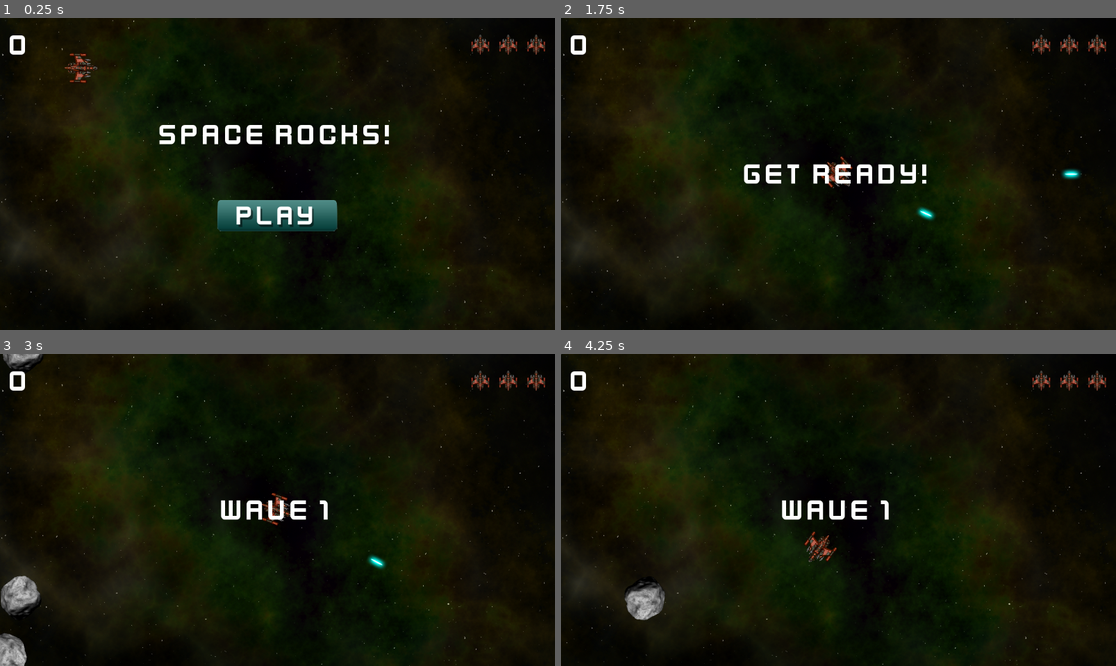
Above: before the commit, frames 1-4 (two rows, left to right).
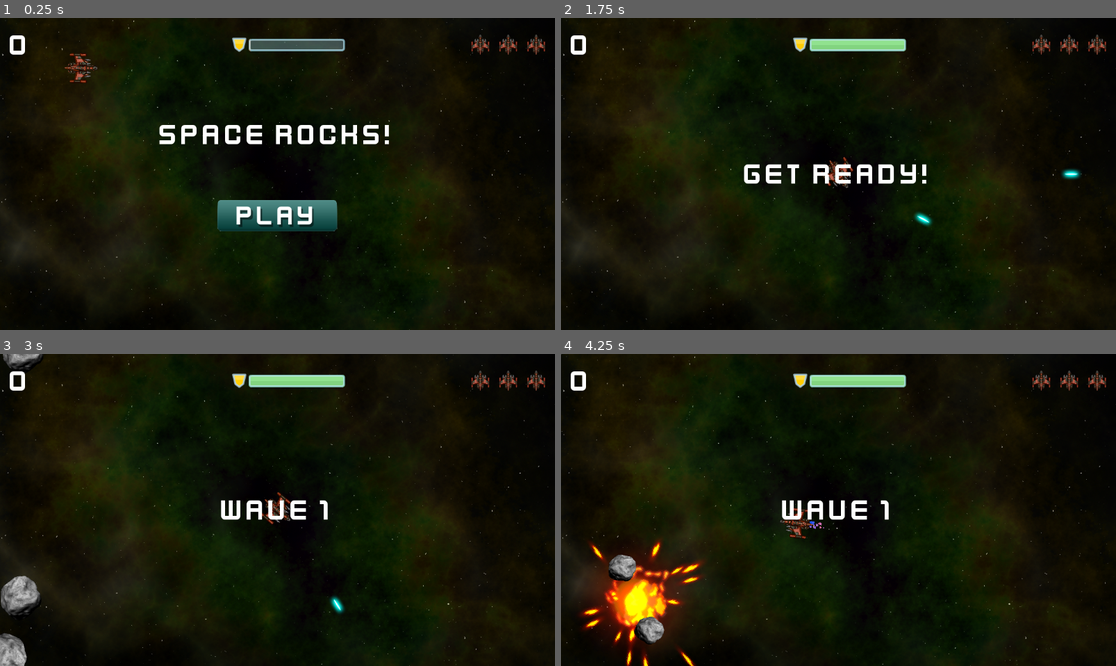
Above: after the commit, the same moments.

Repository: mikechase3/SpaceRocks
Game: Godot game, scene res://scenes/main.tscn
The game is run twice, just before and just after one commit, with the same random seed, the same clock (stepped at 60 frames per second) and the same inputs.
Inputs (mouse positions are in pixels of both pictures, inside the frame that each line leads up to):
- Up to frame 1 (0.25 s): no input
- Up to frame 2 (1.75 s): click (838, 214) at 0.5 s; tap Enter at 1.25 s; hold Right (rotate_right) from 1.28 s (still down); hold Space (shoot) from 1.28 s (still down)
- Up to frame 3 (3 s): release Right (rotate_right) at 2.03 s; release Space (shoot) at 2.03 s; hold A (rotate_left) 2.03-2.78 s; tap Space (shoot) at 2.1 s; hold Right (rotate_right) from 2.78 s (still down); hold Space (shoot) from 2.78 s (still down)
- Up to frame 4 (4.25 s): release Right (rotate_right) at 3.53 s; release Space (shoot) at 3.53 s; hold W (thrust) from 3.53 s (still down); tap Space (shoot) at 3.6 s

The runs differ from the first frame. In frame 1, 0.8% of the frame differs, in the area x 41-63%, y 6-11%; in frame 2, 1.1%; in frame 3, 1.2%; in frame 4, 5.8%, in the area x 3-63%, y 6-100%.

Commit message:
forgot to stage changes

Diff:
--- a/scenes/enemy.tscn
+++ b/scenes/enemy.tscn
@@ -1,10 +1,13 @@
-[gd_scene load_steps=10 format=3 uid="uid://c1cym2lgx1tup"]
+[gd_scene load_steps=16 format=3 uid="uid://c1cym2lgx1tup"]
 
 [ext_resource type="Script" path="res://scripts/enemy.gd" id="1_he1xx"]
 [ext_resource type="Texture2D" uid="uid://brccqdkni6pwp" path="res://assets/enemy_saucer.png" id="1_hh8la"]
 [ext_resource type="PackedScene" uid="uid://dlvsi5tif0uq6" path="res://scenes/enemy_paths.tscn" id="2_3cgn6"]
 [ext_resource type="PackedScene" uid="uid://4pm468tffbhc" path="res://scenes/enemy_bullet.tscn" id="2_u2ab5"]
 [ext_resource type="PackedScene" uid="uid://c10mc3b4gli04" path="res://scenes/explosion.tscn" id="4_7ybp8"]
+[ext_resource type="AudioStream" uid="uid://cakvnuk2as6uh" path="res://assets/sounds/explosion.wav" id="6_niapw"]
+[ext_resource type="AudioStream" uid="uid://b6xtr55kwoo1a" path="res://assets/sounds/enemy_laser.wav" id="7_nmcps"]
+[ext_resource type="Texture2D" uid="uid://wb1ogb7fof11" path="res://assets/corona.png" id="8_fbwwi"]
 
 [sub_resource type="CircleShape2D" id="CircleShape2D_h2jch"]
 
@@ -46,6 +49,16 @@
 "flash": SubResource("Animation_to1pi")
 }
 
+[sub_resource type="CanvasItemMaterial" id="CanvasItemMaterial_0omso"]
+blend_mode = 1
+
+[sub_resource type="Curve" id="Curve_saked"]
+_data = [Vector2(0, 1), 0.0, 0.0, 0, 0, Vector2(0.763025, 0.058265), 0.0, 0.0, 0, 0]
+point_count = 2
+
+[sub_resource type="Gradient" id="Gradient_g3am2"]
+colors = PackedColorArray(0, 0, 1, 1, 1, 1, 1, 1)
+
 [node name="enemy" type="Area2D" groups=["enemies"]]
 script = ExtResource("1_he1xx")
 bullet_scene = ExtResource("2_u2ab5")
@@ -72,5 +85,26 @@
 wait_time = 1.5
 autostart = true
 
+[node name="ExplosionSound" type="AudioStreamPlayer" parent="."]
+stream = ExtResource("6_niapw")
+volume_db = -10.0
+
+[node name="ShootSound" type="AudioStreamPlayer" parent="."]
+stream = ExtResource("7_nmcps")
+volume_db = -10.0
+
+[node name="CPUParticles2D" type="CPUParticles2D" parent="."]
+show_behind_parent = true
+material = SubResource("CanvasItemMaterial_0omso")
+amount = 20
+texture = ExtResource("8_fbwwi")
+emission_shape = 1
+emission_sphere_radius = 25.0
+gravity = Vector2(0, 0)
+scale_amount_min = 0.1
+scale_amount_max = 0.1
+scale_amount_curve = SubResource("Curve_saked")
+color_ramp = SubResource("Gradient_g3am2")
+
 [connection signal="body_entered" from="." to="." method="_on_body_entered"]
 [connection signal="timeout" from="GunCooldown" to="." method="_on_gun_cooldown_timeout"]
--- a/scenes/hud.tscn
+++ b/scenes/hud.tscn
@@ -1,10 +1,13 @@
-[gd_scene load_steps=8 format=3 uid="uid://b5ei4ervn8yvb"]
+[gd_scene load_steps=11 format=3 uid="uid://b5ei4ervn8yvb"]
 
 [ext_resource type="Script" path="res://scripts/hud.gd" id="1_ur0ym"]
 [ext_resource type="FontFile" uid="uid://bd57y7kknfnsw" path="res://assets/kenvector_future_thin.ttf" id="1_v8nks"]
 [ext_resource type="Texture2D" uid="uid://bh1nlmqgys35b" path="res://assets/player_small.png" id="2_onh0y"]
+[ext_resource type="Texture2D" uid="uid://dkemyo83otm3k" path="res://assets/shield_gold.png" id="3_3lmbj"]
 [ext_resource type="Texture2D" uid="uid://3rfvrh24d4lr" path="res://assets/play_button_h.png" id="3_4htc0"]
 [ext_resource type="Texture2D" uid="uid://dgj2vd7uqpget" path="res://assets/play_button.png" id="3_22rp1"]
+[ext_resource type="Texture2D" uid="uid://oe7kg5xa4son" path="res://assets/bar_glass_200.png" id="4_ck2a0"]
+[ext_resource type="Texture2D" uid="uid://dqrj6qeaakvil" path="res://assets/bar_green_200.png" id="5_x7qud"]
 
 [sub_resource type="LabelSettings" id="LabelSettings_8d18e"]
 font = ExtResource("1_v8nks")
@@ -38,6 +41,20 @@
 size_flags_horizontal = 3
 text = "0"
 label_settings = SubResource("LabelSettings_8d18e")
+
+[node name="TextureRect" type="TextureRect" parent="MarginContainer/HBoxContainer"]
+layout_mode = 2
+texture = ExtResource("3_3lmbj")
+stretch_mode = 3
+
+[node name="ShieldBar" type="TextureProgressBar" parent="MarginContainer/HBoxContainer"]
+layout_mode = 2
+size_flags_horizontal = 3
+size_flags_vertical = 4
+max_value = 1.0
+step = 0.01
+texture_over = ExtResource("4_ck2a0")
+texture_progress = ExtResource("5_x7qud")
 
 [node name="LivesCounter" type="HBoxContainer" parent="MarginContainer/HBoxContainer"]
 layout_mode = 2
--- a/scenes/main.tscn
+++ b/scenes/main.tscn
@@ -6,6 +6,9 @@
 [ext_resource type="PackedScene" uid="uid://c1cym2lgx1tup" path="res://scenes/enemy.tscn" id="3_br0fv"]
 [ext_resource type="Texture2D" uid="uid://7deklstw4apl" path="res://assets/space_background.png" id="3_d7vg5"]
 [ext_resource type="PackedScene" uid="uid://b5ei4ervn8yvb" path="res://scenes/hud.tscn" id="5_d2dc3"]
+[ext_resource type="AudioStream" uid="uid://cakvnuk2as6uh" path="res://assets/sounds/explosion.wav" id="7_i3vlw"]
+[ext_resource type="AudioStream" uid="uid://xvdwjrx2873" path="res://assets/sounds/levelup.ogg" id="8_v0ao1"]
+[ext_resource type="AudioStream" uid="uid://inhf0607mllh" path="res://assets/sounds/Funky-Gameplay_Looping.ogg" id="9_r6axo"]
 
 [sub_resource type="Curve2D" id="Curve2D_gwu7j"]
 _data = {
@@ -26,6 +29,8 @@
 [node name="Player" parent="." instance=ExtResource("2_1n2qh")]
 visible = true
 position = Vector2(168, 104)
+linear_damp = 0.8
+angular_damp = 3.0
 
 [node name="RockPath" type="Path2D" parent="."]
 curve = SubResource("Curve2D_gwu7j")
@@ -38,7 +43,17 @@
 [node name="EnemyTimer" type="Timer" parent="."]
 one_shot = true
 
+[node name="ExplosionSound" type="AudioStreamPlayer" parent="."]
+stream = ExtResource("7_i3vlw")
+
+[node name="LevelupSound" type="AudioStreamPlayer" parent="."]
+stream = ExtResource("8_v0ao1")
+
+[node name="Music" type="AudioStreamPlayer" parent="."]
+stream = ExtResource("9_r6axo")
+
 [connection signal="dead" from="Player" to="." method="_on_player_dead"]
 [connection signal="lives_changed" from="Player" to="HUD" method="update_lives"]
+[connection signal="shield_changed" from="Player" to="HUD" method="update_shield"]
 [connection signal="start_game" from="HUD" to="." method="_on_hud_start_game"]
 [connection signal="timeout" from="EnemyTimer" to="." method="_on_enemy_timer_timeout"]
--- a/scenes/player.tscn
+++ b/scenes/player.tscn
@@ -1,15 +1,24 @@
-[gd_scene load_steps=6 format=3 uid="uid://d2deqh7mfuhuy"]
+[gd_scene load_steps=10 format=3 uid="uid://d2deqh7mfuhuy"]
 
 [ext_resource type="Texture2D" uid="uid://bxl2phk8xmv78" path="res://assets/player_ship.png" id="1_ogmw7"]
 [ext_resource type="Script" path="res://scripts/player.gd" id="1_pp2su"]
 [ext_resource type="PackedScene" uid="uid://dutk8jo11glme" path="res://scenes/bullet.tscn" id="2_5turc"]
 [ext_resource type="PackedScene" uid="uid://c10mc3b4gli04" path="res://scenes/explosion.tscn" id="4_2mhdv"]
+[ext_resource type="AudioStream" uid="uid://ba1gugs3adga4" path="res://assets/sounds/laser.ogg" id="5_fplpb"]
+[ext_resource type="AudioStream" uid="uid://ibxwdj7t21bg" path="res://assets/sounds/engine.ogg" id="6_784hh"]
 
 [sub_resource type="CircleShape2D" id="CircleShape2D_igr6g"]
 radius = 30.0666
 
+[sub_resource type="Curve" id="Curve_6js27"]
+_data = [Vector2(0.0268908, 0.95577), 0.0, 0.0, 0, 0, Vector2(0.966386, 0.0877517), 0.0, 0.0, 0, 0]
+point_count = 2
+
+[sub_resource type="Gradient" id="Gradient_p5d0r"]
+offsets = PackedFloat32Array(0, 0.528864, 0.67784)
+colors = PackedColorArray(0.0892655, 0.326826, 0.999996, 1, 1, 0.449701, 0.611609, 1, 1, 1, 1, 1)
+
 [node name="Player" type="RigidBody2D" groups=["players"]]
-visible = false
 gravity_scale = 0.0
 contact_monitor = true
 max_contacts_reported = 1
@@ -44,6 +53,30 @@
 wait_time = 2.0
 one_shot = true
 
+[node name="LaserSound" type="AudioStreamPlayer" parent="."]
+stream = ExtResource("5_fplpb")
+volume_db = -10.0
+
+[node name="EngineSound" type="AudioStreamPlayer" parent="."]
+stream = ExtResource("6_784hh")
+volume_db = -10.0
+
+[node name="Exhaust" type="CPUParticles2D" parent="."]
+show_behind_parent = true
+position = Vector2(-28, 0)
+rotation = 3.14159
+amount = 25
+lifetime = 0.2
+local_coords = true
+emission_shape = 3
+emission_rect_extents = Vector2(1, 5)
+spread = 0.0
+gravity = Vector2(1, 1)
+initial_velocity_max = 400.0
+scale_amount_max = 8.0
+scale_amount_curve = SubResource("Curve_6js27")
+color_ramp = SubResource("Gradient_p5d0r")
+
 [connection signal="body_entered" from="." to="." method="_on_body_entered"]
 [connection signal="timeout" from="GunCooldown" to="." method="_on_gun_cooldown_timeout"]
 [connection signal="timeout" from="InvulnerabilityTimer" to="." method="_on_invulnerability_timer_timeout"]
--- a/scripts/enemy.gd
+++ b/scripts/enemy.gd
@@ -55,6 +55,7 @@
 	$Sprite2D.hide()
 	$Explosion.show()
 	$Explosion/AnimationPlayer.play("explosion")
+	$ExplosionSound.play()
 	await $Explosion/AnimationPlayer.animation_finished
 	queue_free()
 
@@ -76,4 +77,5 @@
 func shoot_pulse(n, delay):
 	for i in n:  # like i=0; i < n; i++ where n is an iterable with delay sections btw them.
 		shoot()
+		$ShootSound.play()
 		await get_tree().create_timer(delay).timeout  # Makes a timer. Acts upon being timed out.
--- a/scripts/hud.gd
+++ b/scripts/hud.gd
@@ -7,6 +7,14 @@
 @onready var score_label: Label = $MarginContainer/HBoxContainer/ScoreLabel
 @onready var message: Label = $VBoxContainer/Message
 @onready var start_button: TextureButton = $VBoxContainer/StartButton
+@onready var shield_bar = $MarginContainer/HBoxContainer/ShieldBar
+
+# Structs
+var bar_textures = {
+	"green": preload("res://assets/bar_green_200.png"),
+	"yellow": preload("res://assets/bar_yellow_200.png"),
+	"red": preload("res://assets/bar_red_200.png")
+}
 
 
 func _on_start_button_pressed() -> void:
@@ -35,5 +43,13 @@
 	for item in 3:  # TODO exercise: make variable amount of lives.
 		lives_counter[item].visible = value > item
 
+func update_shield(value):
+	shield_bar.texture_progress = bar_textures["green"]
+	if value < 0.4:
+		shield_bar.texture_progress = bar_textures["red"]
+	elif value < 0.7:
+		shield_bar.texture_progress = bar_textures["yellow"]
+	shield_bar.value = value
+
 func update_score(value):
 	score_label.text = str(value)
--- a/scripts/main.gd
+++ b/scripts/main.gd
@@ -48,6 +48,9 @@
 			var newvel = dir * vel.length() * 1.1
 			spawn_rock(size - 1, newpos, newvel)
 
+
+
+
 func _process(delta):
 	if not playing:
 		return
@@ -63,6 +66,7 @@
 func game_over():
 	playing = false
 	$HUD.game_over()
+	$Music.stop()
 
 
 func new_game():
@@ -75,6 +79,7 @@
 	$Player.reset()
 	await $HUD/Timer.timeout
 	playing = true
+	$Music.play()
 
 func new_level():
 	level += 1
--- a/scripts/player.gd
+++ b/scripts/player.gd
@@ -97,6 +97,7 @@
 			#$EngineSound.stop()
 			linear_velocity = Vector2.ZERO
 			dead.emit()
+			$EngineSound.stop()
 	state = new_state
 
 func explode():
@@ -107,15 +108,19 @@
 
 
 func get_input():
+	$Exhaust.emitting = false
 	thrust = Vector2.ZERO  # bug fixed - need it here.
 	#$Exhaust.emitting = false
 	if state in [DEAD, INIT]:
 		return
 	if Input.is_action_pressed("thrust"):
+		$Exhaust.emitting = true
 		thrust = transform.x * engine_power
 		#$Exhaust.emitting = true
-		#if not $EngineSound.playing:
-			#$EngineSound.play()
+		if not $EngineSound.playing:
+			$EngineSound.play()
+		else:
+			$EngineSound.stop()
 	if Input.is_action_pressed("shoot") and can_shoot:
 		shoot()
 	else:
@@ -163,3 +168,4 @@
 		var b = bullet_scene.instantiate()  # new bullet to scene
 		get_tree().root.add_child(b)  # adds bullet to player's parent, the root.
 		b.start($Muzzle.global_transform)  # Passes muzzle's transform.
+		$LaserSound.play()
Not shown, added: docs/CleanShot 2024-10-25 at 23.09.18@2x.png.import
Not shown, added: docs/CleanShot 2024-10-25 at 23.32.23@2x.png.import
Not shown, added: docs/CleanShot 2024-10-25 at 23.33.18@2x.png.import
Not shown, added: docs/CleanShot 2024-10-25 at 23.35.33@2x.png.import
Not shown, added: docs/CleanShot 2024-10-25 at 23.36.43@2x.png.import
Not shown, added: docs/CleanShot 2024-10-25 at 23.37.19@2x.png.import
Not shown: 1 places in scenes/main.tscn that only renumber resources
Not shown, changed: README.md
Not shown, added: docs/CleanShot 2024-10-26 at 18.16.48.gif
